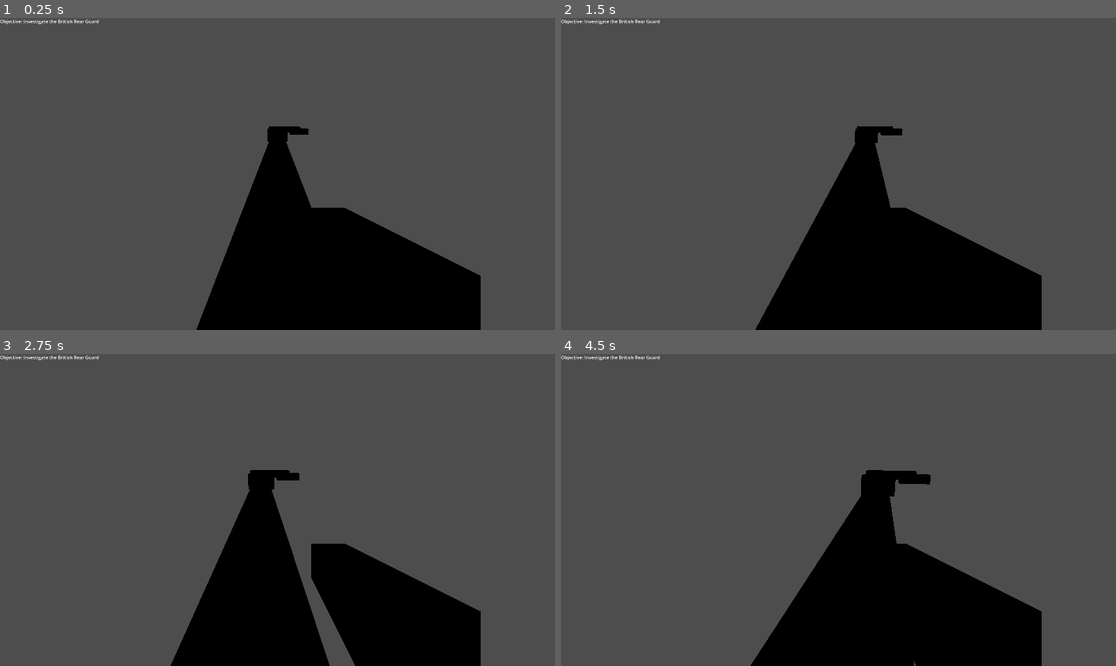
Above: before the commit, frames 1-4 (two rows, left to right).
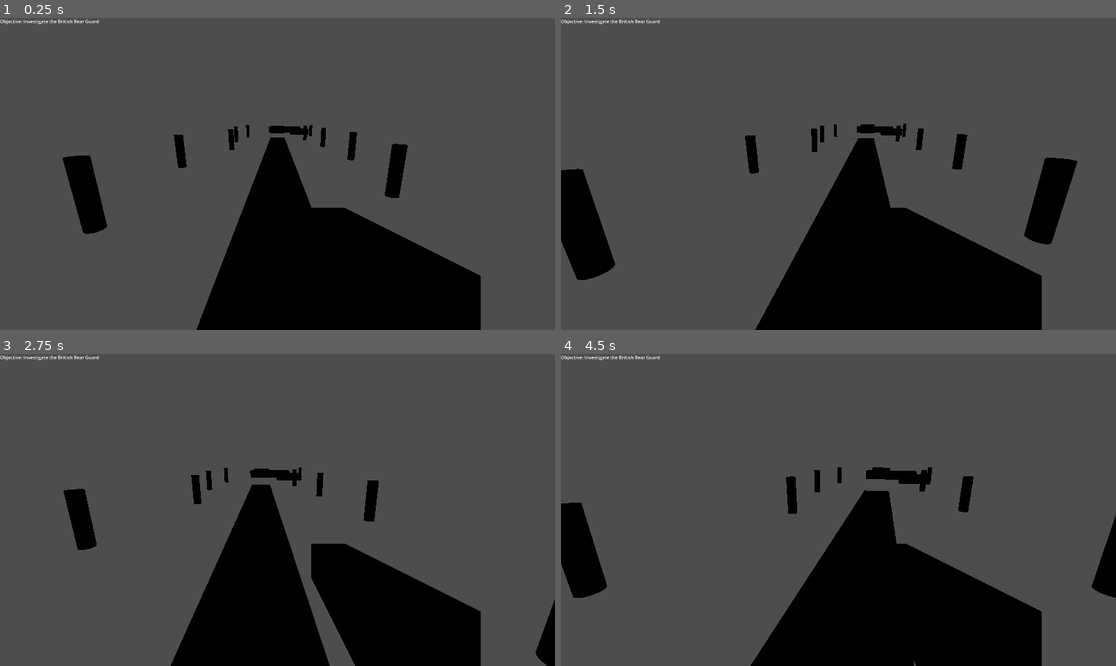
Above: after the commit, the same moments.

Repository: TheExpert24/America250-production
Game: Godot game, scene res://green_spring.tscn
Same seed, same stepped clock (60 frames per second), same inputs: the game is played once before the commit and once after it.
Inputs (mouse positions are in pixels of both pictures, inside the frame that each line leads up to):
- Up to frame 1 (0.25 s): no input
- Up to frame 2 (1.5 s): tap Enter at 0.5 s; move the mouse to (866, 174) at 0.52 s; hold Up (ui_up) from 0.53 s (still down); click (866, 174) at 0.67 s; move the mouse to (810, 174) at 1.27 s
- Up to frame 3 (2.75 s): keep holding Up (ui_up); move the mouse to (288, 503) at 2.02 s
- Up to frame 4 (4.5 s): keep holding Up (ui_up); move the mouse to (832, 516) at 2.77 s; click (832, 516) at 2.92 s; move the mouse to (877, 513) at 3.52 s; move the mouse to (794, 506) at 4.27 s

The runs differ from the first frame. In frame 1, 2.2% of the frame differs, in the area x 11-74%, y 34-70%; in frame 2, 4.6%, in the area x 0-94%, y 33-84%; in frame 3, 1.9%; in frame 4, 3.2%.

Commit message:
added trees and improved the overall layout

Diff:
--- a/green_spring.tscn
+++ b/green_spring.tscn
@@ -38,6 +38,9 @@
 
 [sub_resource type="BoxMesh" id="BoxMesh_6k7uv"]
 size = Vector3(5, 1.5, 3)
+
+[sub_resource type="CylinderMesh" id="CylinderMesh_6k7uv"]
+height = 4.0
 
 [node name="Main3D" type="Node3D" unique_id=1747885889]
 
@@ -106,7 +109,7 @@
 text = "30"
 
 [node name="AmbushTrigger" type="Area3D" parent="." unique_id=100278074]
-transform = Transform3D(1, 0, 0, 0, 1, 0, 0, 0, 1, 0, 0, -62)
+transform = Transform3D(1, 0, 0, 0, 1, 0, 0, 0, 1, 0, 0, -92)
 script = ExtResource("5_6k7uv")
 
 [node name="CollisionShape3D" type="CollisionShape3D" parent="AmbushTrigger" unique_id=972965571]
@@ -141,7 +144,7 @@
 shape = SubResource("BoxShape3D_pt58c")
 
 [node name="RetreatTrigger" type="Area3D" parent="." unique_id=305095253]
-transform = Transform3D(1, 0, 0, 0, 1, 0, 0, 0, 1, 0, 0, 20)
+transform = Transform3D(1, 0, 0, 0, 1, 0, 0, 0, 1, 0, 0, 30)
 script = ExtResource("6_mqp5v")
 
 [node name="CollisionShape3D" type="CollisionShape3D" parent="RetreatTrigger" unique_id=1170084915]
@@ -169,3 +172,43 @@
 [node name="SupplyCrate" type="MeshInstance3D" parent="." unique_id=721680872]
 transform = Transform3D(1, 0, 0, 0, 1, 0, 0, 0, 1, 6, 0.5, -58)
 mesh = SubResource("BoxMesh_6k7uv")
+
+[node name="Tree1" type="MeshInstance3D" parent="." unique_id=1899446761]
+transform = Transform3D(1, 0, 0, 0, 1, 0, 0, 0, 1, -10, 0, -10)
+mesh = SubResource("CylinderMesh_6k7uv")
+
+[node name="Tree2" type="MeshInstance3D" parent="." unique_id=1927709007]
+transform = Transform3D(1, 0, 0, 0, 1, 0, 0, 0, 1, 9, 0, -15)
+mesh = SubResource("CylinderMesh_6k7uv")
+
+[node name="Tree3" type="MeshInstance3D" parent="." unique_id=507168342]
+transform = Transform3D(1, 0, 0, 0, 1, 0, 0, 0, 1, -12, 0, -25)
+mesh = SubResource("CylinderMesh_6k7uv")
+
+[node name="Tree4" type="MeshInstance3D" parent="." unique_id=1714688324]
+transform = Transform3D(1, 0, 0, 0, 1, 0, 0, 0, 1, 11, 0, -30)
+mesh = SubResource("CylinderMesh_6k7uv")
+
+[node name="Tree5" type="MeshInstance3D" parent="." unique_id=77303725]
+transform = Transform3D(1, 0, 0, 0, 1, 0, 0, 0, 1, -9, 0, -40)
+mesh = SubResource("CylinderMesh_6k7uv")
+
+[node name="Tree6" type="MeshInstance3D" parent="." unique_id=124257570]
+transform = Transform3D(1, 0, 0, 0, 1, 0, 0, 0, 1, 10, 0, -45)
+mesh = SubResource("CylinderMesh_6k7uv")
+
+[node name="Tree7" type="MeshInstance3D" parent="." unique_id=479969407]
+transform = Transform3D(1, 0, 0, 0, 1, 0, 0, 0, 1, -11, 0, -55)
+mesh = SubResource("CylinderMesh_6k7uv")
+
+[node name="Tree8" type="MeshInstance3D" parent="." unique_id=979060126]
+transform = Transform3D(1, 0, 0, 0, 1, 0, 0, 0, 1, 8, 0, -60)
+mesh = SubResource("CylinderMesh_6k7uv")
+
+[node name="Tree9" type="MeshInstance3D" parent="." unique_id=336427154]
+transform = Transform3D(1, 0, 0, 0, 1, 0, 0, 0, 1, -10, 0, -70)
+mesh = SubResource("CylinderMesh_6k7uv")
+
+[node name="Tree10" type="MeshInstance3D" parent="." unique_id=1917658581]
+transform = Transform3D(1, 0, 0, 0, 1, 0, 0, 0, 1, 12, 0, -75)
+mesh = SubResource("CylinderMesh_6k7uv")
